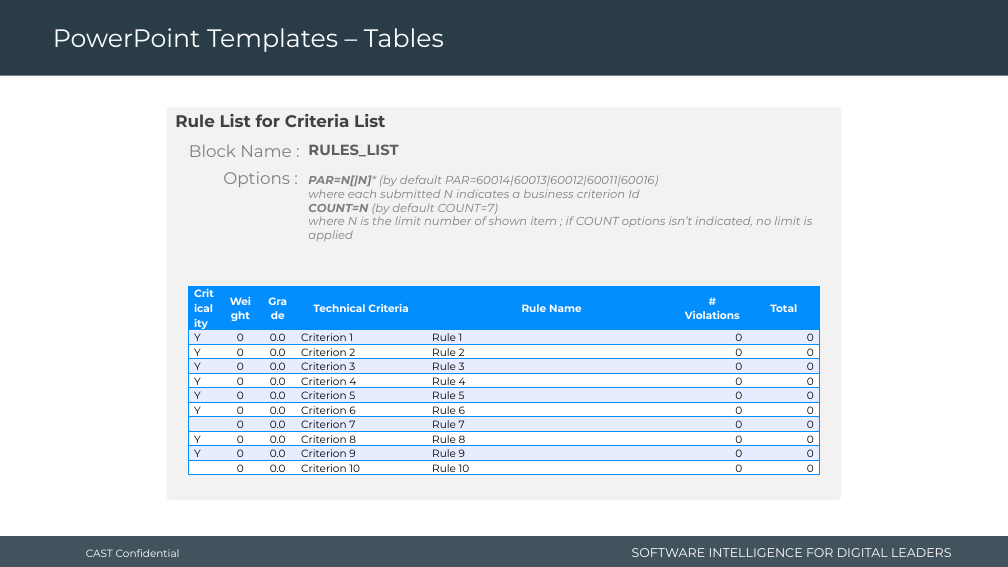
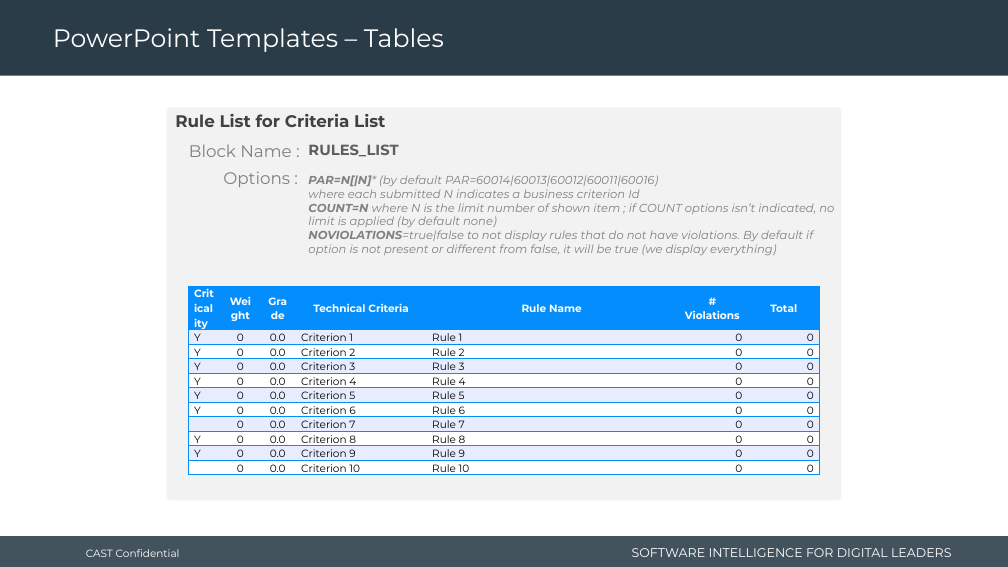
Before and after one commit to CAST-projects/CAST-ReportGenerator, a slide deck: slide 49 of CastReporting.Reporting.Core/Templates/Application/Component library/1- Powerpoint-components-library.pptx. Drawn at 1008x567 pixels with LibreOffice and Linux fonts; fonts in the diff are those of the drawing; background and template pictures are left out. Boxes give left, top, right and bottom in pixels: in the first picture for what was removed or moved away, otherwise in the second. Text is boxed around its words. In the diff, an @@ line names an element or a change of style, - is before the commit and + after.

Commit message:
REPORTGEN-1184: implement new option and update library templates

```diff
--- a/CastReporting.Reporting.Core/Templates/Application/Component library/1- Powerpoint-components-library.pptx
+++ b/CastReporting.Reporting.Core/Templates/Application/Component library/1- Powerpoint-components-library.pptx
@@ text at (x1=308, y1=203, x2=834, y2=255): text changed @@
-COUNT=N (by default COUNT=7)
-where N is the limit number of shown item ; if COUNT options isn’t indicated, no limit is applied
+COUNT=N where N is the limit number of shown item ; if COUNT options isn’t indicated, no limit is applied (by default none)
+NOVIOLATIONS=true|false to not display rules that do not have violations. By default if option is not present or different from false, it will be true (we display everything)
```
Also in this commit, not shown: 5 other files.
